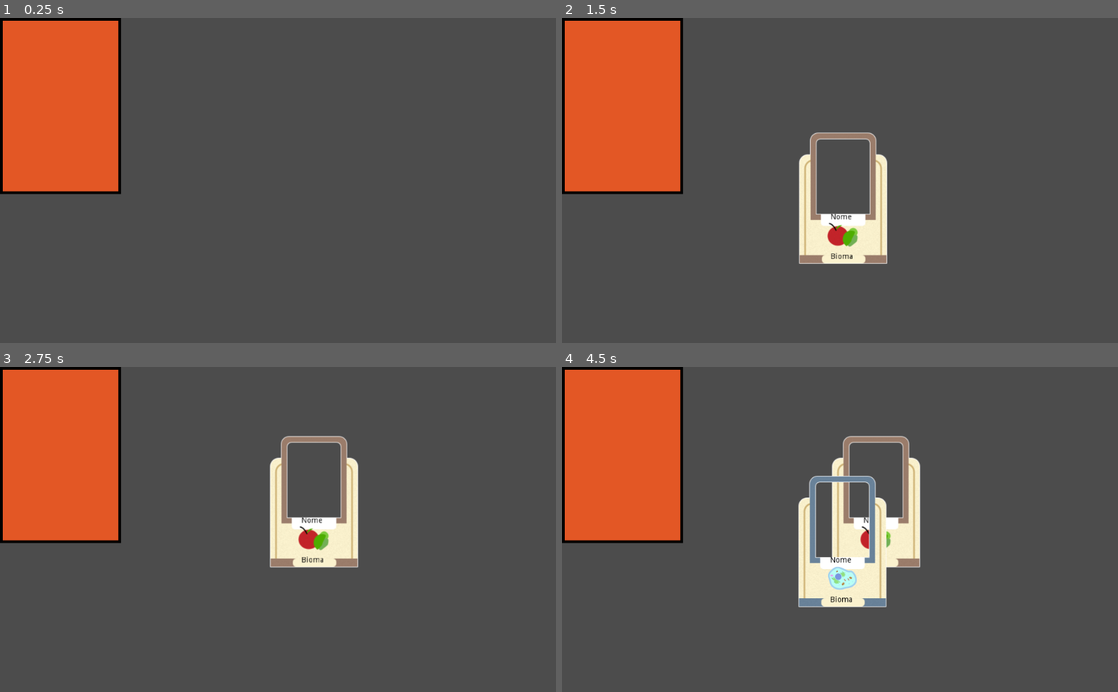
Above: before the commit, frames 1-4 (two rows, left to right).
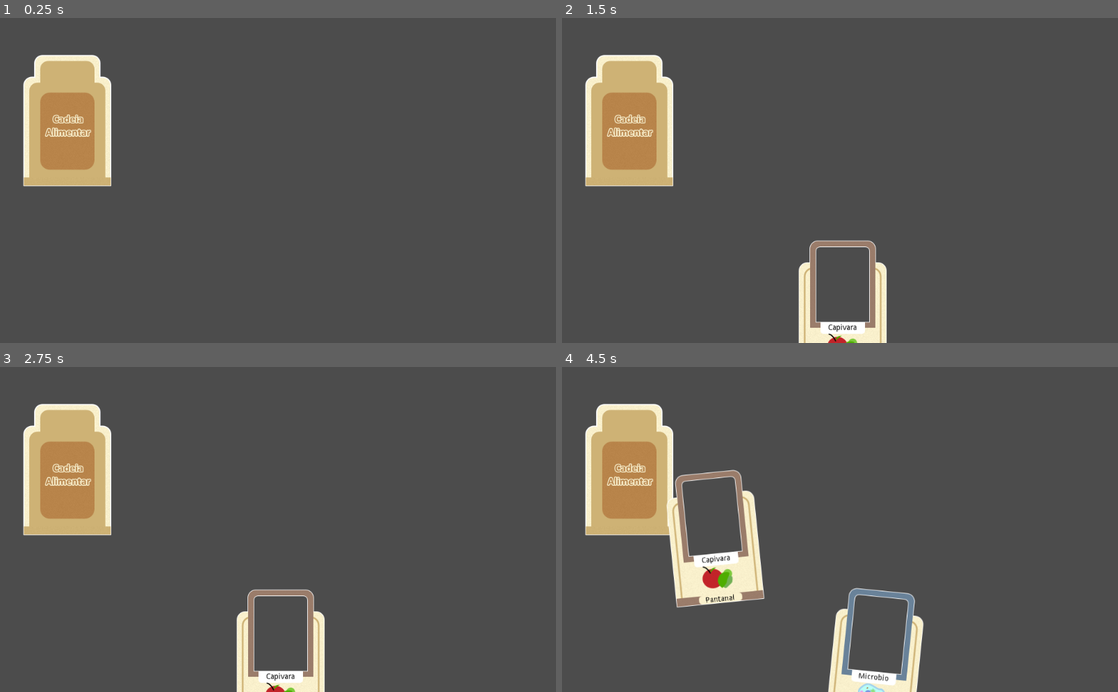
Above: after the commit, the same moments.

Repository: rominhorl/cardgame
Game: Godot game, scene res://Scenes/Deck.tscn
Two runs of this game, one before a commit and one after it. Both use one fixed random seed, a clock stepped at 60 frames per second and the inputs below. The project has no main scene, so this scene is started directly.
Inputs (mouse positions are in pixels of both pictures, inside the frame that each line leads up to):
- Up to frame 1 (0.25 s): no input
- Up to frame 2 (1.5 s): tap Enter at 0.5 s; move the mouse to (623, 105) at 0.52 s; click (623, 105) at 0.6 s; tap Space at 1.25 s; move the mouse to (840, 187) at 1.27 s; click (840, 187) at 1.35 s
- Up to frame 3 (2.75 s): tap Enter at 2 s; move the mouse to (333, 458) at 2.02 s; click (333, 458) at 2.1 s
- Up to frame 4 (4.5 s): tap Space at 2.75 s; move the mouse to (812, 594) at 2.77 s; click (812, 594) at 2.85 s; move the mouse to (1006, 578) at 3.52 s; click (1006, 578) at 3.6 s; move the mouse to (673, 480) at 4.27 s; click (673, 480) at 4.35 s

The runs differ from the first frame. In frame 1, 12% of the frame differs, in the area x 0-22%, y 0-55%; in frame 2, 18%; in frame 3, 18%; in frame 4, 25%, in the area x 0-65%, y 0-100%.

Commit message:
Add the hand organizer mechanic

Diff:
--- a/CardGame/Scenes/Card.tscn
+++ b/CardGame/Scenes/Card.tscn
@@ -1,6 +1,7 @@
-[gd_scene load_steps=3 format=2]
+[gd_scene load_steps=4 format=2]
 
 [ext_resource path="res://Scenes/Card.gd" type="Script" id=1]
+[ext_resource path="res://card shapes/Amazonia.png" type="Texture" id=2]
 
 [sub_resource type="RectangleShape2D" id=1]
 extents = Vector2( 82, 123.75 )
@@ -10,26 +11,27 @@
 
 [node name="FrontBg" type="Sprite" parent="."]
 position = Vector2( 4.5, 13 )
+texture = ExtResource( 2 )
 
 [node name="Type" type="Sprite" parent="."]
-position = Vector2( 4.5, 90 )
+position = Vector2( 4.5, 95 )
 
 [node name="Name" type="Label" parent="."]
 modulate = Color( 0, 0, 0, 1 )
-margin_left = -40.0
-margin_top = 49.5
-margin_right = 43.0
-margin_bottom = 63.5
+margin_left = -37.0
+margin_top = 55.0
+margin_right = 46.0
+margin_bottom = 69.0
 text = "Nome"
 align = 1
 valign = 1
 
 [node name="Biome" type="Label" parent="."]
 modulate = Color( 0, 0, 0, 1 )
-margin_left = -39.0
-margin_top = 122.5
-margin_right = 44.0
-margin_bottom = 136.5
+margin_left = -36.0
+margin_top = 129.0
+margin_right = 47.0
+margin_bottom = 143.0
 text = "Bioma"
 align = 1
 valign = 1
@@ -38,7 +40,7 @@
 position = Vector2( -107, -109.5 )
 
 [node name="CollisionArea" type="CollisionShape2D" parent="CardArea"]
-position = Vector2( 108, 123.75 )
+position = Vector2( 111, 130.5 )
 shape = SubResource( 1 )
 
 [connection signal="mouse_entered" from="CardArea" to="." method="_on_CardArea_mouse_entered"]
--- a/CardGame/Scenes/Deck.gd
+++ b/CardGame/Scenes/Deck.gd
@@ -3,12 +3,19 @@
 var MouseHovering = false
 const Card = preload("res://Scenes/Card.tscn")
 const CardList = preload("res://CardDatabase.gd")
+onready var MidScreen = Vector2(get_viewport().size.x/2,get_viewport().size.y/2)
+var HandPoints
+var CardsHand = []
+var CardNamer = 0
 
+func _ready():
+	HandPoints = draw_circle_arc(MidScreen+Vector2(0,MidScreen.y), get_viewport().size.x*0.4, get_viewport().size.y*0.15, -90, 90, Color(0.0, 1.0, 0.0))
 
-func _physics_process(delta):
+func _process(delta):
 
 	if MouseHovering and Input.is_action_just_pressed("LeftClick"):
-		draw_a_card(1)
+		draw_a_card()
+
 #
 
 
@@ -20,14 +27,64 @@
 	MouseHovering = false
 
 
-func draw_a_card(quantity):
-	var CardRandom = randi()%5
+func draw_a_card():
+	CardNamer += 1
+	var CardRandom = randi()%CardList.CardList.size()
 	var AuxiliaryList = CardList.CardList.keys()
 	var WhichCard = CardList.CardList.get(AuxiliaryList[CardRandom])
 	print(WhichCard)
 	var NewCard = Card.instance()
 	NewCard.get_node("FrontBg").texture = load(str("res://card shapes/",WhichCard.get("Biome"),".png"))
 	NewCard.get_node("Type").texture = load(str("res://Assets/type icons/",WhichCard.get("Type"),".png"))
-#	NewCard.get_node("Type").scale = 0.5
-	NewCard.position = Vector2(get_viewport().size.x/2,get_viewport().size.y/2)
+	NewCard.get_node("Name").text = WhichCard.get("Name")
+	NewCard.get_node("Biome").text = WhichCard.get("Biome")
+	NewCard.name = str("Card",CardNamer)
+	CardsHand.append(NewCard.name)
 	$Hand.add_child(NewCard)
+	OrganizeHand()
+	print(CardsHand)
+
+#~~~~~~~~~~~~~~~~~~~~~~Organizar a mão~~~~~~~~~~~~~~~~~~~~~~~~~~~~
+
+func OrganizeHand():
+	match CardsHand.size():
+		1:
+			$Hand.get_node(str(CardsHand[0])).position = HandPoints[50]
+			continue
+		2:
+			$Hand.get_node(str(CardsHand[0])).position = HandPoints[45]
+			$Hand.get_node(str(CardsHand[0])).rotation = -0.1
+			$Hand.get_node(str(CardsHand[1])).position = HandPoints[55]
+			$Hand.get_node(str(CardsHand[1])).rotation = 0.1
+			continue
+		3:
+			$Hand.get_node(str(CardsHand[0])).position = HandPoints[40]
+			$Hand.get_node(str(CardsHand[0])).rotation = -0.1
+			$Hand.get_node(str(CardsHand[1])).position = HandPoints[50]
+			$Hand.get_node(str(CardsHand[1])).rotation = 0
+			$Hand.get_node(str(CardsHand[2])).position = HandPoints[60]
+			$Hand.get_node(str(CardsHand[2])).rotation = 0.1
+			continue
+		4:
+			$Hand.get_node(str(CardsHand[0])).position = HandPoints[35]
+			$Hand.get_node(str(CardsHand[0])).rotation = -0.15
+			$Hand.get_node(str(CardsHand[1])).position = HandPoints[45]
+			$Hand.get_node(str(CardsHand[1])).rotation = -0.1
+			$Hand.get_node(str(CardsHand[2])).position = HandPoints[55]
+			$Hand.get_node(str(CardsHand[2])).rotation = 0.1
+			$Hand.get_node(str(CardsHand[3])).position = HandPoints[65]
+			$Hand.get_node(str(CardsHand[3])).rotation = 0.15
+			continue
+
+#~~~~~~~~~~~~~~~~~~~~~Função para plotar a elipse~~~~~~~~~~~~~~~~~~~~~~~~~~~~~~
+
+func draw_circle_arc(center, radius1, radius2, angle_from, angle_to, color):
+	var nb_points = 100
+	var points_arc = PoolVector2Array()
+
+	for i in range(nb_points + 1):
+		var angle_point = deg2rad(angle_from + i * (angle_to-angle_from) / nb_points - 90)
+		points_arc.push_back(center + Vector2(cos(angle_point)*radius1, sin(angle_point)*radius2))
+	for index_point in range(nb_points):
+		draw_line(points_arc[index_point], points_arc[index_point + 1], color)
+	return points_arc
--- a/CardGame/Scenes/Deck.tscn
+++ b/CardGame/Scenes/Deck.tscn
@@ -1,6 +1,7 @@
-[gd_scene load_steps=3 format=2]
+[gd_scene load_steps=4 format=2]
 
 [ext_resource path="res://Scenes/Deck.gd" type="Script" id=1]
+[ext_resource path="res://card shapes/Artboard3.png" type="Texture" id=2]
 
 [sub_resource type="RectangleShape2D" id=1]
 extents = Vector2( 111.5, 162.5 )
@@ -10,6 +11,7 @@
 script = ExtResource( 1 )
 
 [node name="Deck" type="Node2D" parent="."]
+position = Vector2( 14, 11 )
 __meta__ = {
 "_edit_group_": true
 }
@@ -19,21 +21,9 @@
 margin_bottom = 325.0
 mouse_filter = 2
 
-[node name="BackBg" type="ColorRect" parent="Deck/Back"]
-anchor_right = 1.0
-anchor_bottom = 1.0
-mouse_filter = 2
-color = Color( 0, 0, 0, 1 )
-
-[node name="BackBg2" type="ColorRect" parent="Deck/Back"]
-anchor_right = 1.0
-anchor_bottom = 1.0
-margin_left = 5.0
-margin_top = 5.0
-margin_right = -5.0
-margin_bottom = -5.0
-mouse_filter = 2
-color = Color( 0.894118, 0.345098, 0.14902, 1 )
+[node name="Sprite" type="Sprite" parent="Deck/Back"]
+position = Vector2( 110, 169 )
+texture = ExtResource( 2 )
 
 [node name="DeckArea" type="Area2D" parent="Deck"]
 
